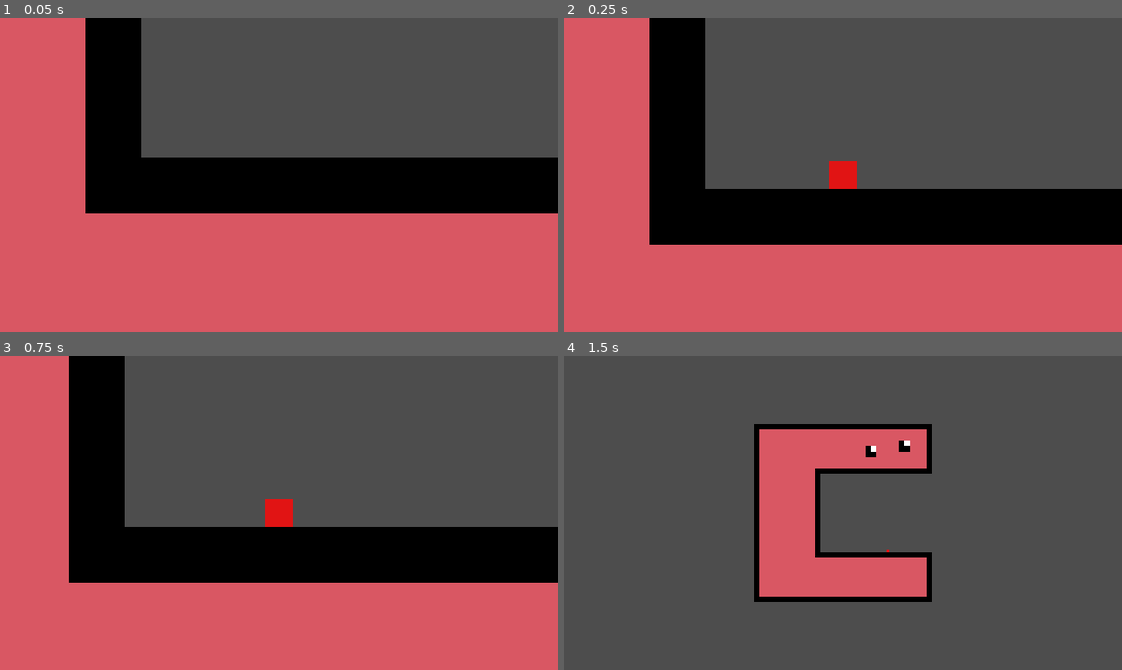
Above: before the commit, frames 1-4 (two rows, left to right).
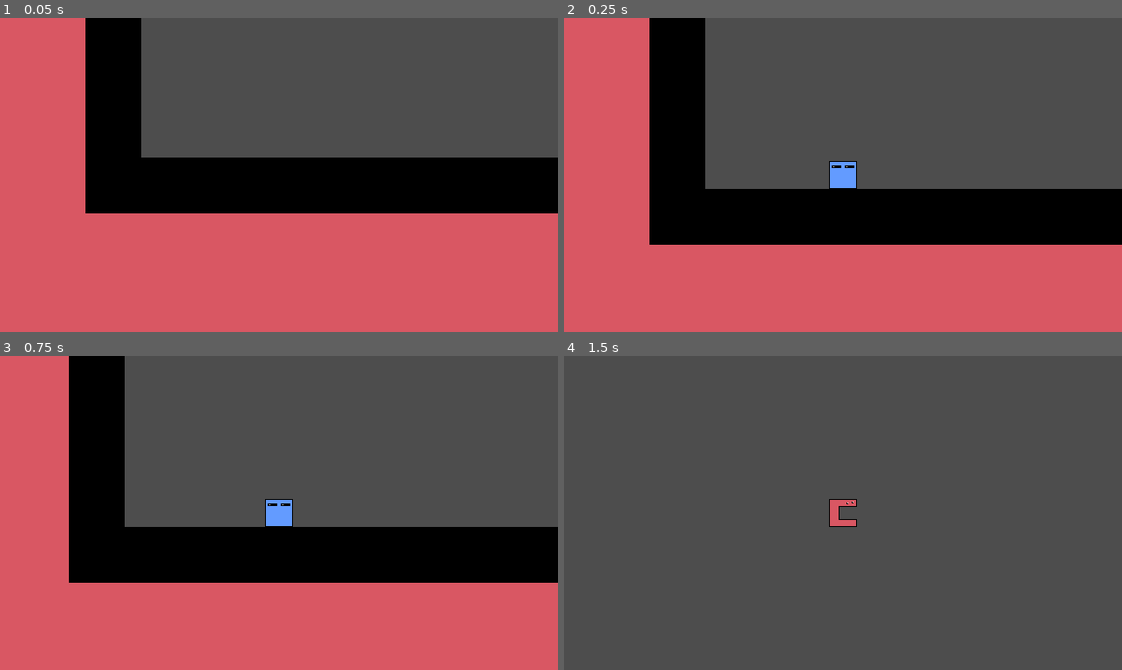
Above: after the commit, the same moments.

Repository: HampusHauffman/gamejam2024
Game: Godot game, scene res://scene/main.tscn
The game is run twice, just before and just after one commit, with the same random seed, the same clock (stepped at 60 frames per second) and the same inputs.
Inputs (mouse positions are in pixels of both pictures, inside the frame that each line leads up to):
- Up to frame 1 (0.05 s): no input
- Up to frame 2 (0.25 s): no input
- Up to frame 3 (0.75 s): tap Enter at 0.5 s; move the mouse to (401, 497) at 0.52 s; hold D (right) from 0.53 s (still down); hold E (zoom_in) from 0.53 s (still down); click (401, 497) at 0.67 s
- Up to frame 4 (1.5 s): keep holding D (right); tap W (jump) at 0.77 s; move the mouse to (731, 528) at 1.27 s; release E (zoom_in) at 1.28 s; tap Q (zoom_out) at 1.35 s

Frame 1 is identical in both runs. In frame 2, 0.4% of the frame differs, in the area x 47-53%, y 45-55%; in frame 3, 0.4%; in frame 4, 13%, in the area x 34-66%, y 21-79%.

Commit message:
changes to sprites

Diff:
--- a/scene/main.tscn
+++ b/scene/main.tscn
@@ -1,10 +1,11 @@
-[gd_scene load_steps=8 format=3 uid="uid://isos7bjymyuq"]
+[gd_scene load_steps=9 format=3 uid="uid://isos7bjymyuq"]
 
-[ext_resource type="PackedScene" uid="uid://bnrtbanh1r5gp" path="res://scene/small_player.tscn" id="1_ksvjd"]
 [ext_resource type="Script" path="res://script/game_manager.gd" id="1_mcltt"]
+[ext_resource type="PackedScene" uid="uid://c0r2p0b5seiee" path="res://scene/players/base_player_cube_1.tscn" id="2_2dqfd"]
 [ext_resource type="Script" path="res://script/camera.gd" id="4_w7le7"]
 [ext_resource type="PackedScene" uid="uid://2rddi0qawgxr" path="res://scene/star.tscn" id="5_h7rfl"]
 [ext_resource type="PackedScene" uid="uid://fu465etcthi1" path="res://scene/players/base_player_c_1.tscn" id="6_kexnh"]
+[ext_resource type="PackedScene" uid="uid://btfn8hyxtix0" path="res://scene/players/base_player_stair_1.tscn" id="6_njtah"]
 
 [sub_resource type="WorldBoundaryShape2D" id="WorldBoundaryShape2D_jql5x"]
 
@@ -15,7 +16,7 @@
 [node name="GameManager" type="Node" parent="." node_paths=PackedStringArray("players")]
 unique_name_in_owner = true
 script = ExtResource("1_mcltt")
-players = [NodePath("../small_player_1"), NodePath("../BasePlayer_c_1")]
+players = [NodePath("../BasePlayer_Cube1"), NodePath("../BasePlayer_c_1")]
 
 [node name="StaticBody2D" type="StaticBody2D" parent="."]
 
@@ -26,18 +27,21 @@
 scale = Vector2(1000, 1)
 texture = SubResource("CanvasTexture_u4e3h")
 
-[node name="small_player_1" parent="." instance=ExtResource("1_ksvjd")]
+[node name="BasePlayer_Cube1" parent="." instance=ExtResource("2_2dqfd")]
 position = Vector2(-249, -229)
 
-[node name="Camera2D" type="Camera2D" parent="small_player_1"]
+[node name="Camera2D" type="Camera2D" parent="BasePlayer_Cube1"]
 unique_name_in_owner = true
 script = ExtResource("4_w7le7")
 
-[node name="Star" parent="." node_paths=PackedStringArray("players") instance=ExtResource("5_h7rfl")]
+[node name="Star" parent="." instance=ExtResource("5_h7rfl")]
 position = Vector2(-336, -12)
-players = NodePath("../small_player_1")
 
 [node name="BasePlayer_c_1" parent="." instance=ExtResource("6_kexnh")]
 position = Vector2(-151, -106)
+zoom = 64.0
 
-[connection signal="tree_entered" from="small_player_1/Camera2D" to="small_player_1/Camera2D" method="_on_tree_entered"]
+[node name="BasePlayer_stair_1" parent="." instance=ExtResource("6_njtah")]
+position = Vector2(1053, 345)
+
+[connection signal="tree_entered" from="BasePlayer_Cube1/Camera2D" to="BasePlayer_Cube1/Camera2D" method="_on_tree_entered"]
--- a/scene/players/base_player_i_1.tscn
+++ b/scene/players/base_player_i_1.tscn
@@ -10,6 +10,7 @@
 size = Vector2(12, 3)
 
 [node name="BasePlayer_i_1" type="RigidBody2D"]
+scale = Vector2(32, 32)
 lock_rotation = true
 script = ExtResource("1_cdb1f")
 
--- a/scene/players/base_player_t_1.tscn
+++ b/scene/players/base_player_t_1.tscn
@@ -1,9 +1,13 @@
-[gd_scene load_steps=3 format=3 uid="uid://rttikt8mxxsg"]
+[gd_scene load_steps=4 format=3 uid="uid://rttikt8mxxsg"]
 
 [ext_resource type="Script" path="res://script/base_player.gd" id="1_ktpg1"]
 [ext_resource type="Texture2D" uid="uid://c06b4dec1jjwy" path="res://art/player_sprites/player_sprite_t_1.png" id="2_drlfn"]
 
-[node name="BasePlayer_t_1" type="CharacterBody2D"]
+[sub_resource type="RectangleShape2D" id="RectangleShape2D_7w12h"]
+size = Vector2(30, 3)
+
+[node name="BasePlayer_t_1" type="RigidBody2D"]
+lock_rotation = true
 script = ExtResource("1_ktpg1")
 
 [node name="Sprite2D" type="Sprite2D" parent="."]
@@ -11,3 +15,9 @@
 
 [node name="CollisionPolygon2D" type="CollisionPolygon2D" parent="."]
 polygon = PackedVector2Array(-6, -16, 6, -16, 6, 2, 16, 2, 16, 16, -16, 16, -16, 2, -6, 2)
+
+[node name="Area2D" type="Area2D" parent="."]
+
+[node name="CollisionShape2D" type="CollisionShape2D" parent="Area2D"]
+position = Vector2(0, 15.5)
+shape = SubResource("RectangleShape2D_7w12h")
--- a/scene/players/base_player_t_2.tscn
+++ b/scene/players/base_player_t_2.tscn
@@ -1,9 +1,13 @@
-[gd_scene load_steps=3 format=3 uid="uid://bygb1cfltts0d"]
+[gd_scene load_steps=4 format=3 uid="uid://bygb1cfltts0d"]
 
 [ext_resource type="Script" path="res://script/base_player.gd" id="1_waxd3"]
 [ext_resource type="Texture2D" uid="uid://d336f2i520qyd" path="res://art/player_sprites/player_sprite_t_2.png" id="2_hmepm"]
 
-[node name="BasePlayer_t_2" type="CharacterBody2D"]
+[sub_resource type="RectangleShape2D" id="RectangleShape2D_tbwvi"]
+size = Vector2(10, 3)
+
+[node name="BasePlayer_t_2" type="RigidBody2D"]
+lock_rotation = true
 script = ExtResource("1_waxd3")
 
 [node name="Sprite2D" type="Sprite2D" parent="."]
@@ -11,3 +15,9 @@
 
 [node name="CollisionPolygon2D" type="CollisionPolygon2D" parent="."]
 polygon = PackedVector2Array(-16, -16, 16, -16, 16, -2, 6, -2, 6, 16, -6, 16, -6, -2, -16, -2)
+
+[node name="Area2D" type="Area2D" parent="."]
+
+[node name="CollisionShape2D" type="CollisionShape2D" parent="Area2D"]
+position = Vector2(0, 15.5)
+shape = SubResource("RectangleShape2D_tbwvi")
--- a/scene/players/base_player_trappa_v.tscn
+++ b/scene/players/base_player_trappa_v.tscn
@@ -1,9 +1,14 @@
-[gd_scene load_steps=3 format=3 uid="uid://tbss0vf2jmvi"]
+[gd_scene load_steps=4 format=3 uid="uid://tbss0vf2jmvi"]
 
 [ext_resource type="Script" path="res://script/base_player.gd" id="1_nccie"]
 [ext_resource type="Texture2D" uid="uid://dd61m1e863mx6" path="res://art/player_sprites/player_sprite_trappa_vanster.png" id="2_4x81d"]
 
-[node name="BasePlayer_trappa_v" type="CharacterBody2D"]
+[sub_resource type="RectangleShape2D" id="RectangleShape2D_qjm16"]
+size = Vector2(30, 3)
+
+[node name="BasePlayer_trappa_v" type="RigidBody2D"]
+scale = Vector2(10, 10)
+lock_rotation = true
 script = ExtResource("1_nccie")
 
 [node name="Sprite2D" type="Sprite2D" parent="."]
@@ -11,3 +16,9 @@
 
 [node name="CollisionPolygon2D" type="CollisionPolygon2D" parent="."]
 polygon = PackedVector2Array(-16, -16, -7, -16, -7, -8, 1, -8, 1, 0, 9, 0, 9, 8, 16, 8, 16, 16, -16, 16)
+
+[node name="Area2D" type="Area2D" parent="."]
+
+[node name="CollisionShape2D" type="CollisionShape2D" parent="Area2D"]
+position = Vector2(0, 15.5)
+shape = SubResource("RectangleShape2D_qjm16")
